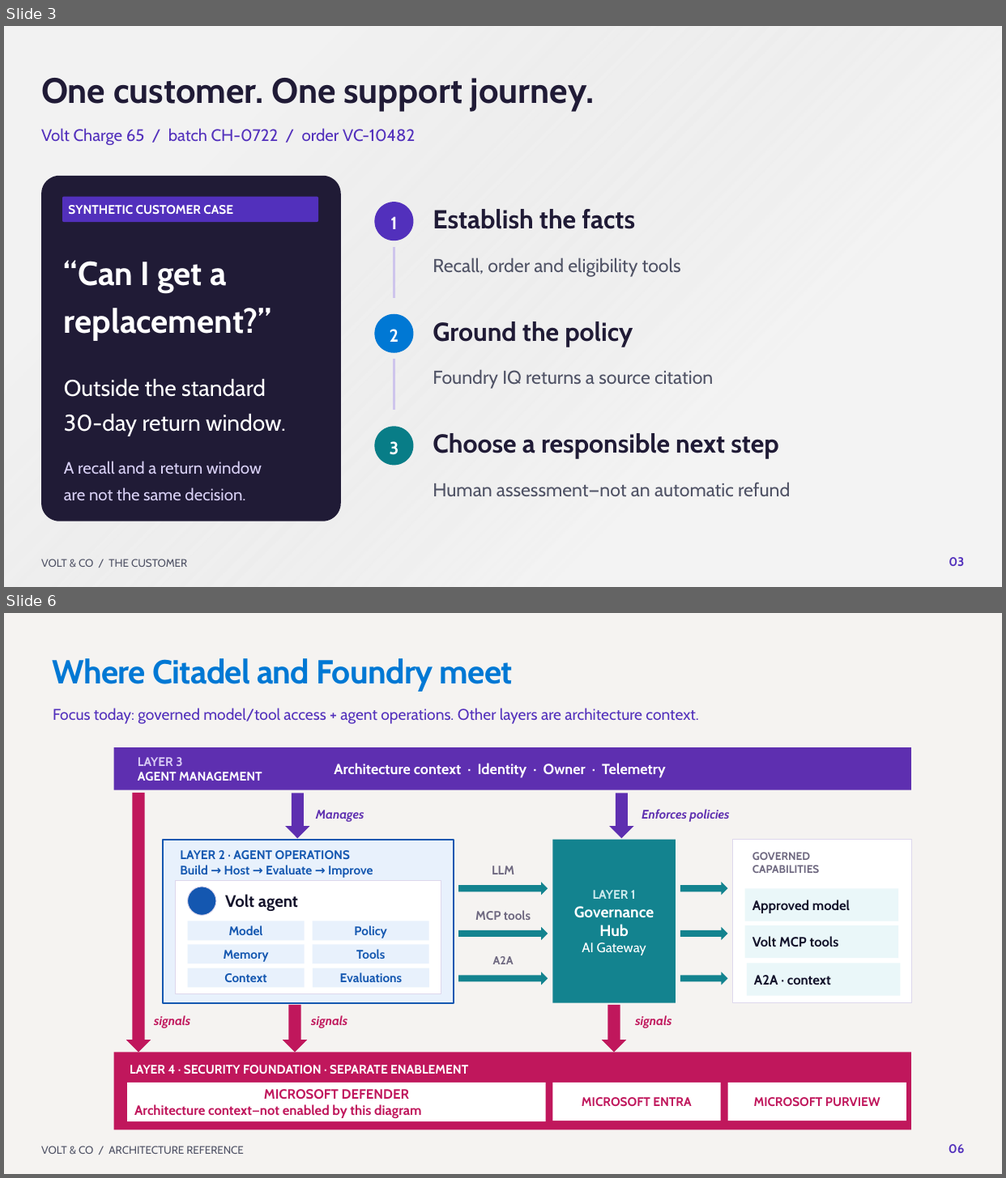
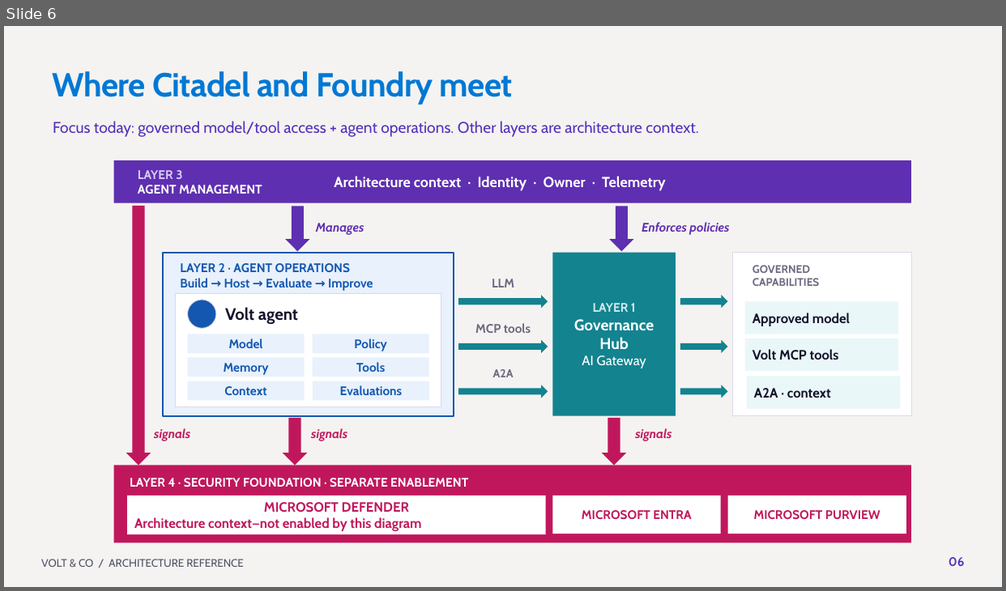
Before and after one commit to SridharArrabelly/foundry-showcase, a slide deck: presentation/Volt & Co - Governed and improving agents.pptx. Shown one above the other, each under a label of ours: slides 3 and 6 before the commit, slide 6 after it; the slides between them are not shown. The pictures are 1006x1178 and 1006x591 pixels, drawn with LibreOffice and Linux fonts; fonts in the diff are those of the drawing; background and template pictures are left out. Boxes give left, top, right and bottom in pixels: in the first picture for what was removed or moved away, otherwise in the second. Text is boxed around its words. In the diff, an @@ line names an element or a change of style, - is before the commit and + after.

```diff
--- a/presentation/Volt & Co - Governed and improving agents.pptx
+++ b/presentation/Volt & Co - Governed and improving agents.pptx
@@ slide 3 removed at (4,26,1002,587), background #FFFFFF @@
@@ rectangle removed at (4,26,1002,587) @@
@@ text removed at (41,78,594,112) @@
-One customer. One support journey.
@@ text removed at (41,128,415,145) @@
-Volt Charge 65 / batch CH-0722 / order VC-10482
@@ rounded rectangle removed at (41,176,341,522) @@
@@ rounded rectangle removed at (62,197,318,222) @@
@@ text removed at (68,205,233,214) @@
-SYNTHETIC CUSTOMER CASE
@@ ellipse removed at (374,202,414,241) @@
@@ text removed at (390,216,397,229) @@
-1
@@ text removed at (432,209,635,229) @@
-Establish the facts
@@ text removed at (64,260,271,341) @@
-“Can I get a
-replacement?”
@@ line removed from (394, 247) to (394, 298) @@
@@ text removed at (432,258,681,277) @@
-Recall, order and eligibility tools
@@ ellipse removed at (374,314,414,353) @@
@@ text removed at (390,329,399,342) @@
-2
@@ text removed at (432,322,633,347) @@
-Ground the policy
@@ line removed from (394, 359) to (394, 410) @@
@@ text removed at (432,369,713,389) @@
-Foundry IQ returns a source citation
@@ text removed at (64,414,286,437) @@
-Outside the standard
-30-day return window.
@@ ellipse removed at (374,426,414,466) @@
@@ text removed at (432,433,778,459) @@
-Choose a responsible next step
@@ text removed at (64,461,262,474) @@
-A recall and a return window
-are not the same decision.
@@ text removed at (390,442,399,455) @@
-3
@@ text removed at (432,482,790,497) @@
-Human assessment—not an automatic refund
@@ text removed at (41,559,187,567) @@
-VOLT & CO / THE CUSTOMER
@@ text removed at (948,557,964,566) @@
-03
```
Also in this commit, not shown: 2 slides changed, 21 slides added, 19 other slides removed, 36 other files.
